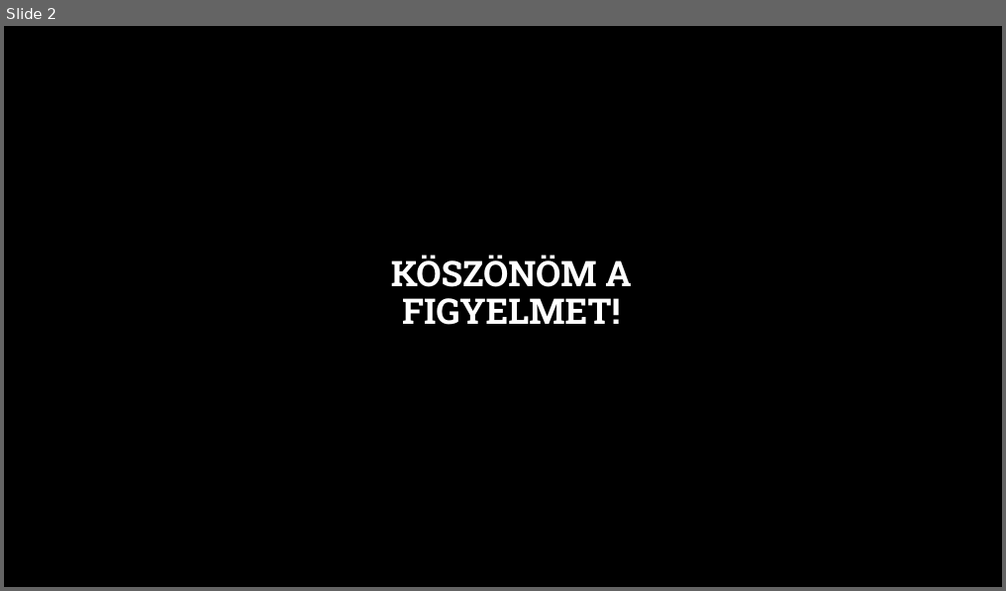
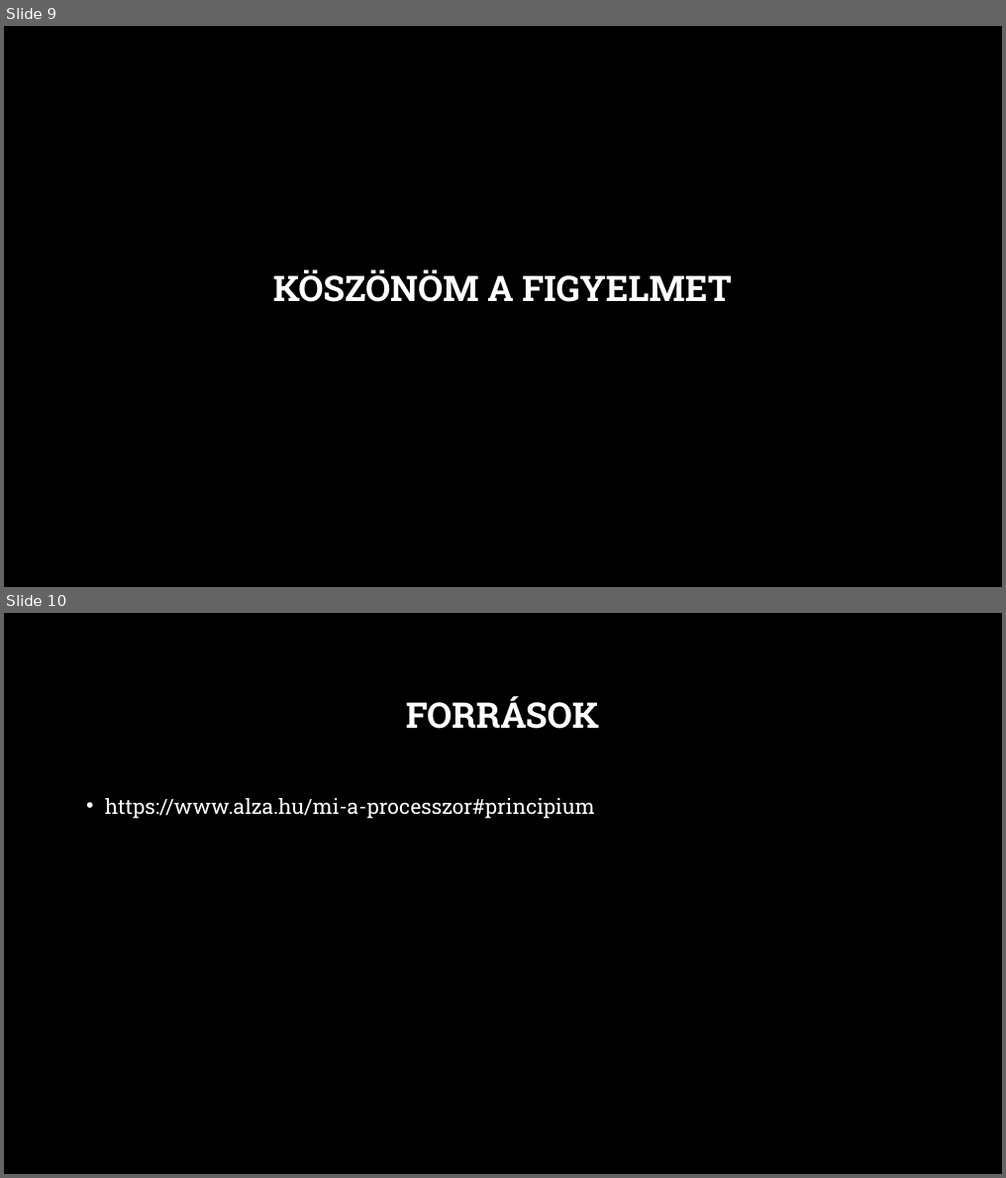
Before and after one commit to MszrsRicsi/Paprika, a slide deck: Processzorok.pptx. Shown one above the other, each under a label of ours: slide 2 before the commit, slides 9 and 10 after it. The pictures are 1006x591 and 1006x1178 pixels, drawn with LibreOffice and Linux fonts; fonts in the diff are those of the drawing; background and template pictures are left out. Boxes give left, top, right and bottom in pixels: in the first picture for what was removed or moved away, otherwise in the second. Text is boxed around its words. In the diff, an @@ line names an element or a change of style, - is before the commit and + after.

Commit message:
Processzorok ppt

```diff
--- a/Processzorok.pptx
+++ b/Processzorok.pptx
@@ slide 10 added at <box>4,613,1002,1174</box>, background picture (left out) @@
@@ title added at <box>406,696,599,729</box>, 34 pt, text #FFFFFF, bold @@
+FORRÁSOK
@@ text added at <box>105,798,595,819</box>, 20 pt, text #FFFFFF @@
+• https://www.alza.hu/mi-a-processzor#principium
@@ what was slide 2 is now slide 9 @@
@@ slide 9 changed as well @@
@@ title at <box>273,270,731,302</box>: text changed @@
-KÖSZÖNÖM A FIGYELMET!
+KÖSZÖNÖM A FIGYELMET
```
Also in this commit, not shown: 1 other slide changed, 7 other slides added.
